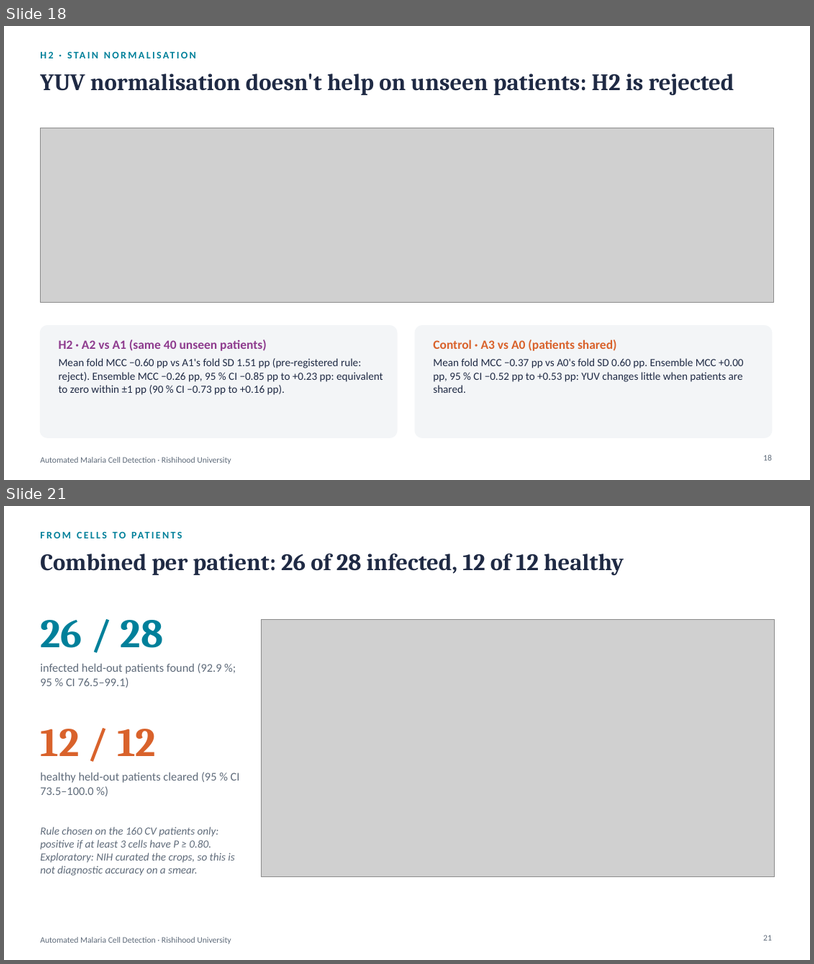
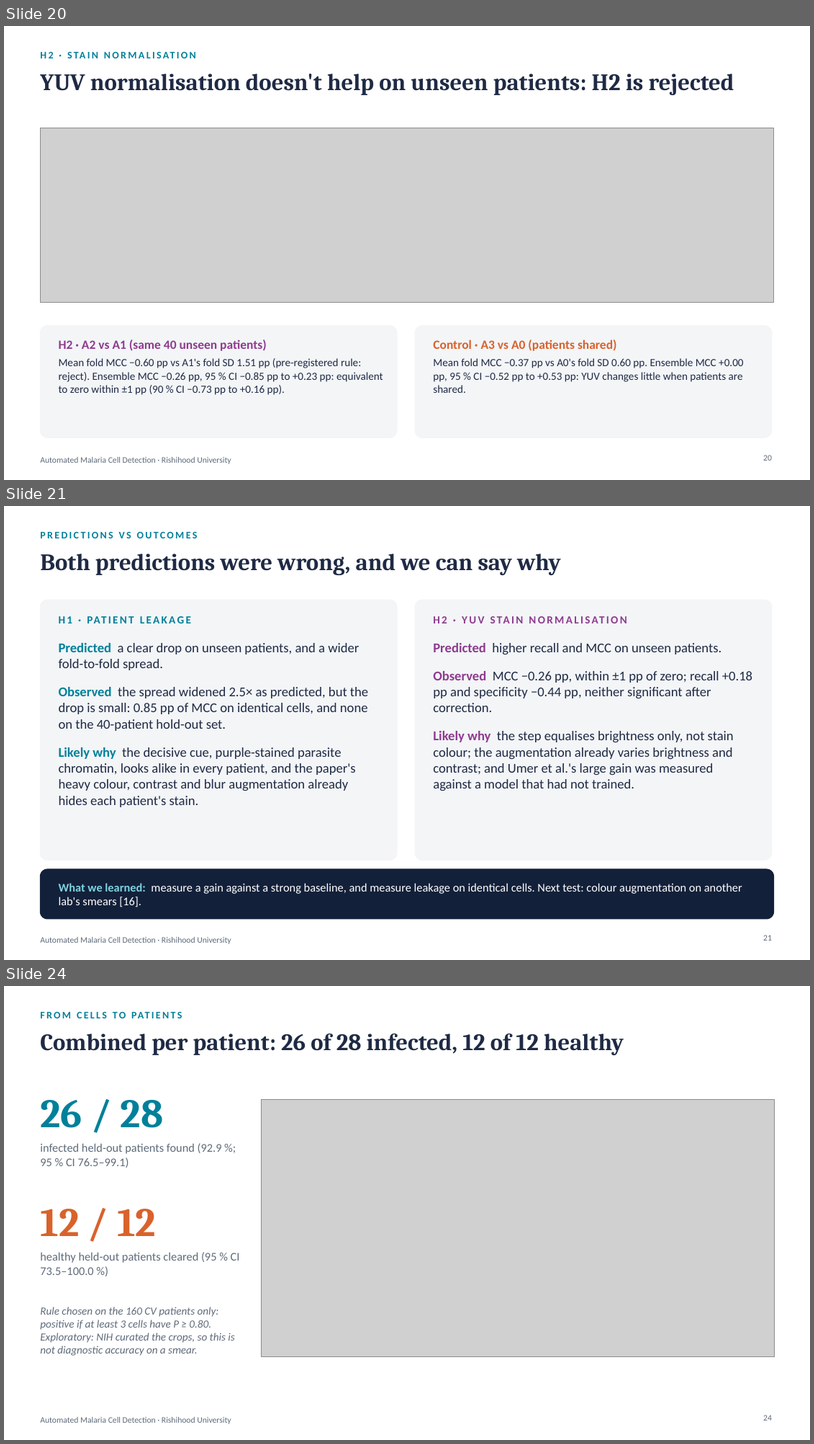
Before and after one commit to amathziah/malaria-detection, a slide deck: slides/Malaria_Phase3_Final.pptx. Shown one above the other, each under a label of ours: slides 18 and 21 before the commit, slides 20, 21 and 24 after it; the slides between them are not shown. The pictures are 814x964 and 814x1444 pixels, drawn with LibreOffice and Linux fonts; fonts in the diff are those of the drawing; grey boxes stand for pictures. Boxes give left, top, right and bottom in pixels: in the first picture for what was removed or moved away, otherwise in the second. Text is boxed around its words. In the diff, an @@ line names an element or a change of style, - is before the commit and + after.

Commit message:
Deck: reproducibility checklist, every metric, and why our predictions were wrong (27 slides)
New slides: the base paper's reproducibility checklist (7), every metric for A0-A3 including recall and ROC-AUC (17),
and predictions vs outcomes for H1 and H2 (21). The error slide is labelled as the failure analysis and the recall
slide as a screening view with no clinical claim.

```diff
--- a/slides/Malaria_Phase3_Final.pptx
+++ b/slides/Malaria_Phase3_Final.pptx
@@ slide 21 added at (4,506,810,960), background #FFFFFF; not listed: 1 template element that a slide beside it also shows @@
@@ text added at (40,531,198,538), 12 pt, text #00809A, bold @@
+PREDICTIONS VS OUTCOMES
@@ title added at (40,554,561,575), 28 pt, text #1F2A44, bold @@
+Both predictions were wrong, and we can say why
@@ rounded rectangle added at (40,600,397,860), fill #F3F5F7, outline #F3F5F7 1 pt @@
@@ text added at (59,610,379,629), 13 pt, text #00809A, bold @@
+H1 · PATIENT LEAKAGE
@@ rounded rectangle added at (415,600,772,860), fill #F3F5F7, outline #F3F5F7 1 pt @@
@@ text added at (434,610,754,629), 13 pt, text #8E3B8E, bold @@
+H2 · YUV STAIN NORMALISATION
@@ text added at (59,643,368,807), 16 pt, text #1F2A44 @@
+Predicted a clear drop on unseen patients, and a wider fold-to-fold spread.
+Observed the spread widened 2.5× as predicted, but the drop is small: 0.85 pp of MCC on identical cells, and none on the 40-patient hold-out set.
+Likely why the decisive cue, purple-stained parasite chromatin, looks alike in every patient, and the paper's heavy colour, contrast and blur augmentation already hides each patient's stain.
@@ text added at (433,643,753,790), 16 pt, text #1F2A44 @@
+Predicted higher recall and MCC on unseen patients.
+Observed MCC −0.26 pp, within ±1 pp of zero; recall +0.18 pp and specificity −0.44 pp, neither significant after correction.
+Likely why the step equalises brightness only, not stain colour; the augmentation already varies brightness and contrast; and Umer et al.'s large gain was measured against a model that had not trained.
@@ rounded rectangle added at (40,869,774,919), fill #13203A, outline #13203A 1 pt @@
@@ text added at (59,883,743,907), 14 pt, text #FFFFFF @@
+What we learned: measure a gain against a strong baseline, and measure leakage on identical cells. Next test: colour augmentation on another lab's smears [16].
@@ page number added at (764,934,772,940), 10 pt, text #5F6B7A @@
+21
@@ what was slide 18 is now slide 20 @@
@@ page number at (764,454,772,460): text changed @@
-18
+20
@@ what was slide 21 is now slide 24 @@
@@ page number at (764,1414,772,1420): text changed @@
-21
+24
```
Also in this commit, not shown: 5 slides changed, 2 other slides added, 4 other files.
